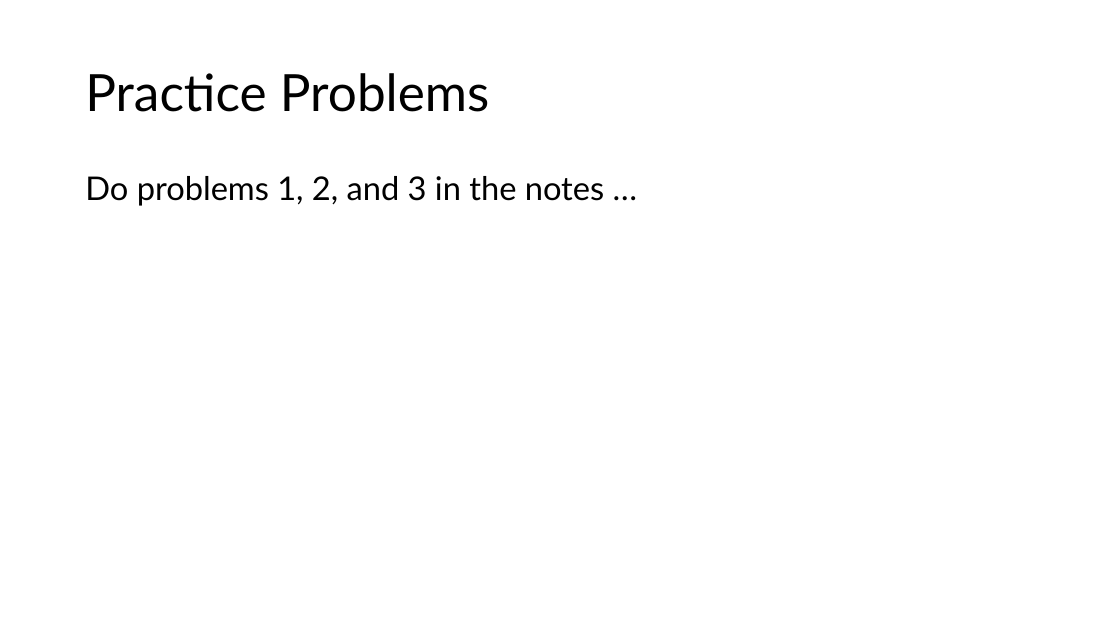
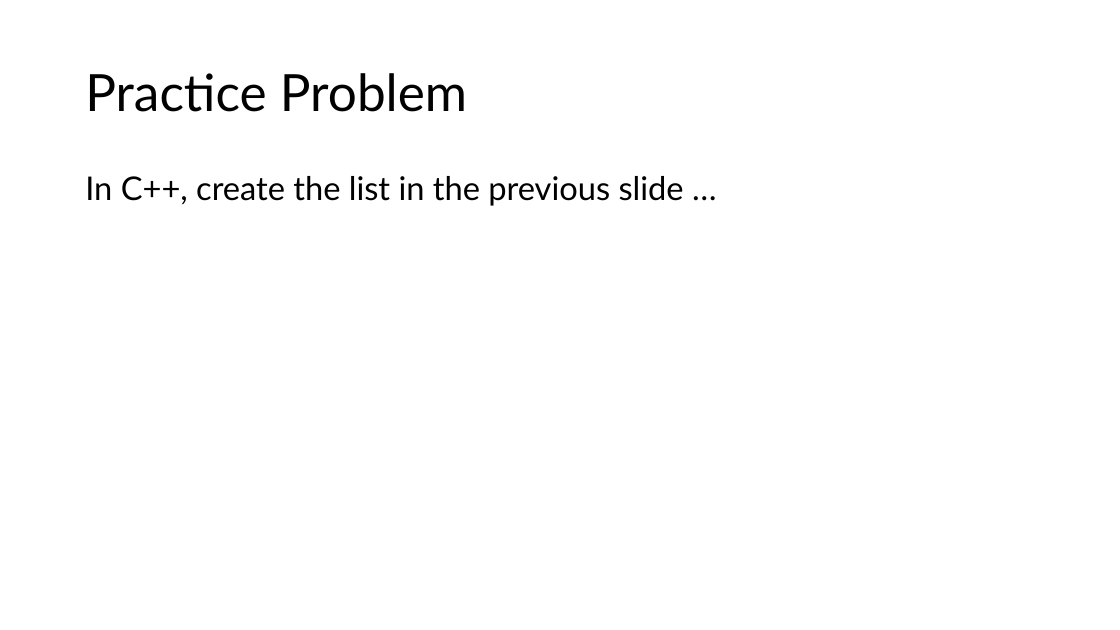
Before and after one commit to tjd1234/cmpt225Summer2026, a slide deck: slide 6 of lectures/lecture2/lecture2.pptx. Drawn at 1120x630 pixels with LibreOffice and Linux fonts; fonts in the diff are those of the drawing. Boxes give left, top, right and bottom in pixels: in the first picture for what was removed or moved away, otherwise in the second. Text is boxed around its words. In the diff, an @@ line names an element or a change of style, - is before the commit and + after.

Commit message:
added problem set 1

```diff
--- a/lectures/lecture2/lecture2.pptx
+++ b/lectures/lecture2/lecture2.pptx
@@ title at [85,73,467,112]: text changed @@
-Practice Problems
+Practice Problem
@@ text at [85,176,684,206]: text changed @@
-Do problems 1, 2, and 3 in the notes …
+In C++, create the list in the previous slide …
```
Also in this commit, not shown: 16 other files.
